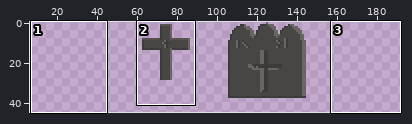
Sprite sheet -- images/grave2.png. Above, an overview of the earlier version with the close-up marked.
Close-up. Before:
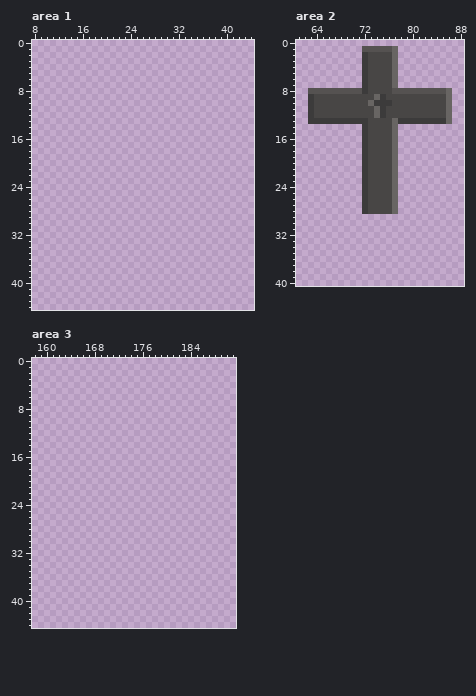
The file is 200x50 pixels. Shown: area 1: x 8..44, y 0..44; area 2: x 61..88, y 0..40; area 3: x 158..191, y 0..44. The old version is drawn lined up with the new one. The wide view leaves out empty margins.
Once edited:
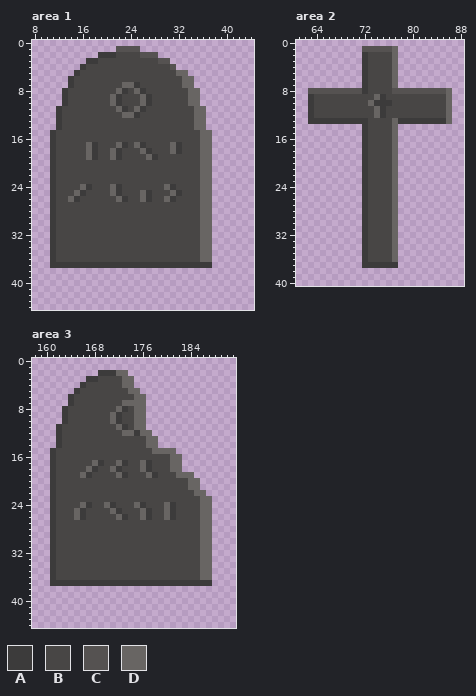
Palette (. is transparent): A #3c3b3b  B #484645  C #555251  D #686563
Commit message: More graves in graveyard, more marker varieties
Changes in this commit:
whole drawing moved by +50,+0 (the old picture is shown already moved)
Area 1:
y 1: x 22..25 .... -> CCCC
y 2: x 19..28 .......... -> AAABBBBCCC
y 3: x 17..30 .............. -> AABBBBBBBBBBCC
y 4: x 16..31 ................ -> ABBBBBBBBBBBBBBC
y 5: x 15..33 ................... -> ABBBBBBBBBBBBBBBBDD
y 6: x 14..34 ..................... -> ABBBBBBBBBBBBBBBBBBDD
y 7: x 14..34 ..................... -> ABBBBBBBBDDABBBBBBBDD
y 8: x 13..35 ....................... -> ABBBBBBBBDABDABBBBBBBDD
y 9..10: x 13..35 ....................... -> ABBBBBBBDABBBDABBBBBBDD
y 11: x 12..36 ......................... -> ABBBBBBBBBDABDABBBBBBBBDD
y 12: x 12..36 ......................... -> ABBBBBBBBBBDDABBBBBBBBBDD
y 13..14: x 12..36 ......................... -> ABBBBBBBBBBBBBBBBBBBBBBDD
y 15..16: x 11..37 ........................... -> ABBBBBBBBBBBBBBBBBBBBBBBBDD
y 17: x 11..37 ........................... -> ABBBBBDABBBDABDABBBBDABBBDD
y 18: x 11..37 ........................... -> ABBBBBDABBDABBBDABBBDABBBDD
y 19: x 11..37 ........................... -> ABBBBBDABBDABBBBDABBBBBBBDD
y 20..23: x 11..37 ........................... -> ABBBBBBBBBBBBBBBBBBBBBBBBDD
y 24: x 11..37 ........................... -> ABBBBDABBBDABBBBBBBDABBBBDD
y 25: x 11..37 ........................... -> ABBBDABBBBDABBBDABBBDABBBDD
y 26: x 11..37 ........................... -> ABBDABBBBBBDABBDABBDABBBBDD
y 27..36: x 11..37 ........................... -> ABBBBBBBBBBBBBBBBBBBBBBBBDD
y 37: x 11..37 ........................... -> AAAAAAAAAAAAAAAAAAAAAAAAAAA
Area 2:
y 29..36: x 72..77 ...... -> ABBBBD
y 37: x 72..77 ...... -> AAAAAA
Area 3:
y 2: x 169..173 ..... -> AAADD
y 3: x 167..174 ........ -> AABBBBDD
y 4: x 166..174 ......... -> ABBBBBBDD
y 5: x 165..175 ........... -> ABBBBBBBBDD
y 6: x 164..176 ............. -> ABBBBBBBBBBDD
y 7: x 164..176 ............. -> ABBBBBBBBDDDD
y 8: x 163..176 .............. -> ABBBBBBBBDABDD
y 9..10: x 163..176 .............. -> ABBBBBBBDABBDD
y 11: x 162..176 ............... -> ABBBBBBBBBDABDD
y 12: x 162..177 ................ -> ABBBBBBBBBBDDADD
y 13..14: x 162..178 ................. -> ABBBBBBBBBBBBBBDD
y 15: x 161..181 ..................... -> ABBBBBBBBBBBBBBBBDDDD
y 16: x 161..182 ...................... -> ABBBBBBBBBBBBBBBBBBBDD
y 17: x 161..182 ...................... -> ABBBBBBDABBDABBDABBBDD
y 18: x 161..182 ...................... -> ABBBBBDABBDABBBDABBBDD
y 19: x 161..184 ........................ -> ABBBBDABBBBDABBBDABBBDDD
y 20..21: x 161..185 ......................... -> ABBBBBBBBBBBBBBBBBBBBBBDD
y 22: x 161..186 .......................... -> ABBBBBBBBBBBBBBBBBBBBBBBDD
y 23: x 161..187 ........................... -> ABBBBBBBBBBBBBBBBBBBBBBBBDD
y 24: x 161..187 ........................... -> ABBBBDABBDABBBDABBBDABBBBDD
y 25: x 161..187 ........................... -> ABBBDABBBBDABBBDABBDABBBBDD
y 26: x 161..187 ........................... -> ABBBDABBBBBDABBDABBDABBBBDD
y 27..36: x 161..187 ........................... -> ABBBBBBBBBBBBBBBBBBBBBBBBDD
y 37: x 161..187 ........................... -> AAAAAAAAAAAAAAAAAAAAAAAAAAA
Changed places in both close-ups, as pixel boxes (x1, y1, x2, y2):
added: (50, 46, 212, 268)
added: (362, 214, 398, 268)
added: (50, 370, 212, 586)
